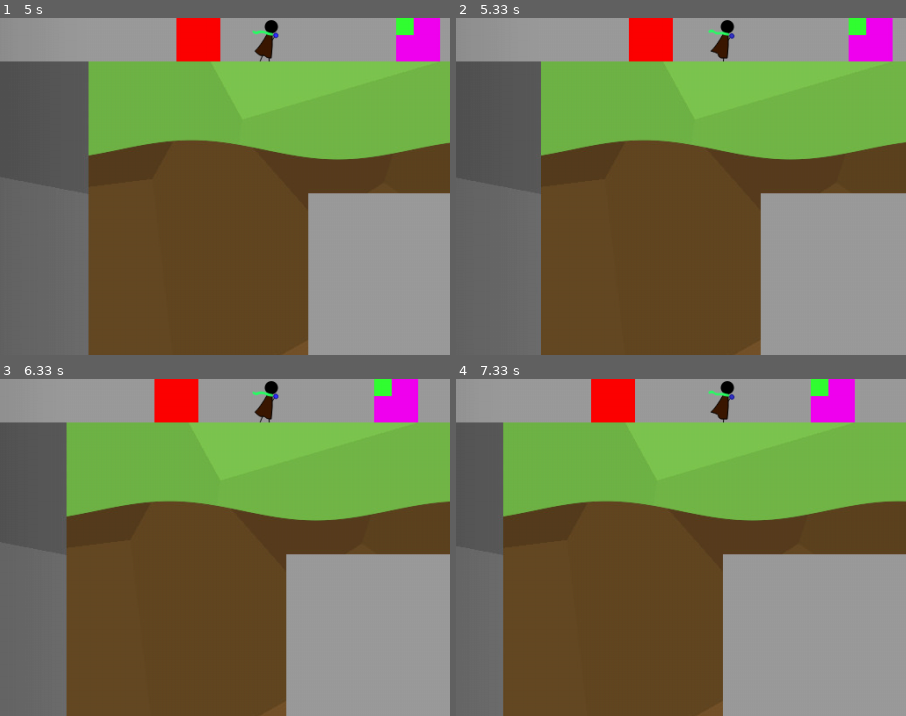
Above: before the commit, frames 1-4 (two rows, left to right).
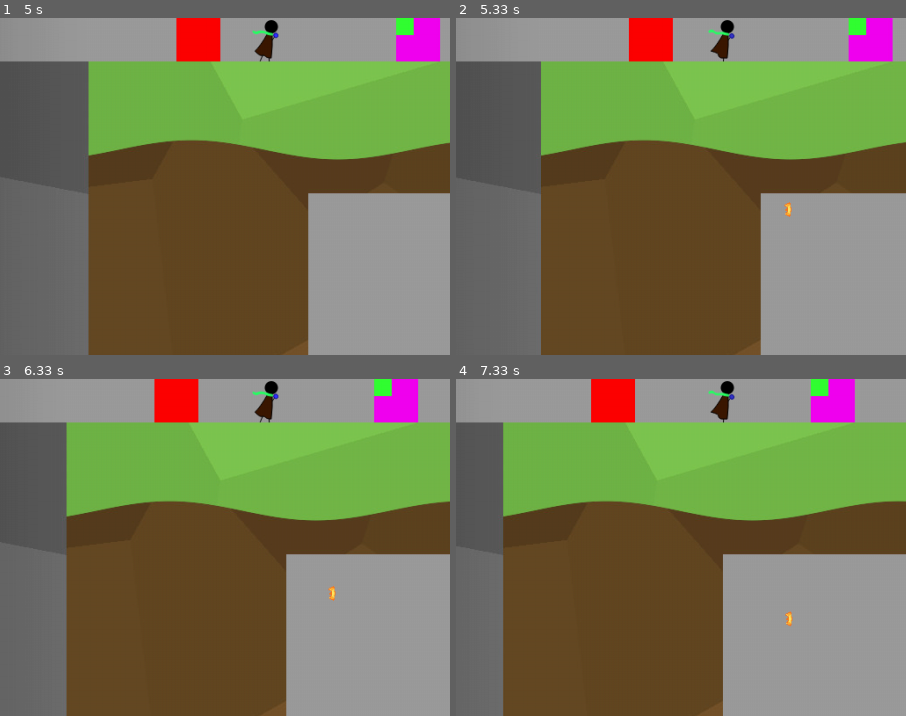
Above: after the commit, the same moments.

Repository: icanwalkonwater/sb-gamejam-pygame
Game: pygame game, started from src/main.py
The game is run twice, just before and just after one commit, with the same random seed, the same clock (stepped at 60 frames per second) and the same inputs.
Inputs:
- Up to frame 1 (5 s): tap D at 0.33, 0.67, 1.07, 1.37, 1.57, 1.9, 2.2, 2.4, 2.7, 2.97, 3.3, 3.6, 3.73, 4.13, 4.43, 4.8 s
- Up to frame 2 (5.33 s): tap D at 5.2 s
- Up to frame 3 (6.33 s): tap D at 5.5, 5.7, 6, 6.2 s
- Up to frame 4 (7.33 s): tap D at 6.53, 6.83, 7.03 s
The pictures show only the part of the screen within x 22-72%, y 50-100%; the shares and areas given below are measured in that part.

Frame 1 is identical in both runs. In frame 2, less than 0.1% of the frame differs, in the area x 72-75%, y 54-60%; in frame 3, less than 0.1%; in frame 4, less than 0.1%, in the area x 73-75%, y 68-74%.

Commit message:
feature-player-managment : add player managment (#17)

Diff:
--- a/src/constants.py
+++ b/src/constants.py
@@ -143,7 +143,7 @@
         SPEED = Vector2(.05, 0)
 
         """"knowkback"""
-        KNOCKBACK = Vector2(5000,800)
+        KNOCKBACK = Vector2(5000, 800)
 
     class Ranged:
         """Health of enemy"""
@@ -158,12 +158,12 @@
         """A circle centered on the enemy. If the player enter this rect, the enemy
         will start attacking him.
         """
-        DETECTION_RANGE_SQR = 350 ** 2
+        DETECTION_RANGE_SQR = 650 ** 2
 
         """A rect centered on the enemy. If the player enter this rect, the enemy
         will run into the opposite of payer
         """
-        FEAR_RANGE_SQR = 150 ** 2
+        FEAR_RANGE_SQR = 300 ** 2
 
         """Enemy walking velocity.
         When afraid by a player, they will walk according to this velocity.
@@ -179,3 +179,14 @@
 
             """Speed of projectile when lunched by enemy"""
             SPEED = 800
+
+
+class ScoreSettings:
+    """points for a ranged enemy kill"""
+    RANGE_ENEMY_KILL = 300
+    """points for a hth enemy kill"""
+    HTH_ENEMY_KILL = 200
+    """poits for a heavy enemy kill"""
+    HEAVY_ENEMY_KILL = 100
+    """Points for eache ablity level"""
+    ABILITY_POINTS_LEVEL = 50
--- /dev/null
+++ b/src/game_objects/entities/player_management.py
@@ -0,0 +1,44 @@
+import json
+
+from constants import ScoreSettings
+
+
+class PlayerManagement:
+    player = None
+    _ranged_enemy_kill: int = 0
+    _heavy_enemy_kill: int = 0
+    _hth_enemy_kill: int = 0
+    _player_high_scores: [int] = []
+
+    @classmethod
+    def init(cls, player):
+        cls.player = player
+
+    @classmethod
+    def get_score(cls) -> int:
+        range_enemy_kill_points = cls._ranged_enemy_kill * ScoreSettings.RANGE_ENEMY_KILL
+        heavy_enemy_kill_points = cls._heavy_enemy_kill * ScoreSettings.HEAVY_ENEMY_KILL
+        hth_enemy_kill_points = cls._hth_enemy_kill * ScoreSettings.HTH_ENEMY_KILL
+        abilities_level_points = (cls.player.ability_tornado_jump.level + cls.player.ability_slam.level + cls.player.ability_gust.level) \
+                                 * ScoreSettings.ABILITY_POINTS_LEVEL
+        return range_enemy_kill_points + heavy_enemy_kill_points + hth_enemy_kill_points + abilities_level_points
+
+    @classmethod
+    def add_score(cls, score):
+        cls._player_high_scores.append(score)
+
+    @classmethod
+    def get_top_5_score(cls) -> [int]:
+        return cls._player_high_scores.sort(reversed=True)[0:4]
+
+    @classmethod
+    def save(cls):
+        scores_dict = {"high-score": cls._player_high_scores}
+        with open('High-scores.json', 'w') as file:
+            json.dump(scores_dict, file)
+
+    @classmethod
+    def load(cls) -> [int]:
+        with open('High-scores.json', 'r') as file:
+            scores_dict = json.load(file)
+            return scores_dict.values()
--- a/src/main.py
+++ b/src/main.py
@@ -7,6 +7,7 @@
 from game_objects.entities.hostiles.hth_enemy import HthEnemy
 from game_objects.entities.hostiles.ranged_enemy import RangedEnemy
 from game_objects.entities.player import Player
+from game_objects.entities.player_management import PlayerManagement
 from game_objects.environement_props import ButtonGameObject, WindGameObject
 from game_objects.game_object import GameObject
 from keyboard_input import InputController
@@ -95,6 +96,9 @@
     # Setup input controller
     InputController.init(vertical=(pygame.K_SPACE, -1), acceleration=Vector2(5, 1))
 
+    PlayerManagement.init(Player())
+
+
     # Setup scene management
     SceneManagement.init({
         'main': create_test_scene(screen),
--- a/src/scene_loader.py
+++ b/src/scene_loader.py
@@ -145,7 +145,8 @@
             raise RuntimeError('no color on rigid box')
 
     def __parse_player(self, scene: Scene, element: ET.Element) -> Player:
-        player = Player()
+        player = GameObject(Surface((0, 0)))
+        scene.player.add(player)
         self.__assign_transform(element, player)
         self.__assign_collision_masks(scene, player, self.__parse_collision_mask(element))
 
--- a/src/scene_management.py
+++ b/src/scene_management.py
@@ -3,6 +3,7 @@
 
 import pygame
 
+from game_objects.entities.player_management import PlayerManagement
 from scene import Scene
 
 
@@ -26,5 +27,11 @@
             print(f'Unknown scene {name} !')
             sys.exit(1)
 
+        player = PlayerManagement.player
+        player.transform = cls.active_scene.player.sprite.transform
+        player._rect_dirty = True
+        cls.active_scene.player.add(player)
+        cls.active_scene.dynamics.add(player)
+
         cls.active_scene.draw_init(pygame.display.get_surface())
         cls.active_scene.start()
